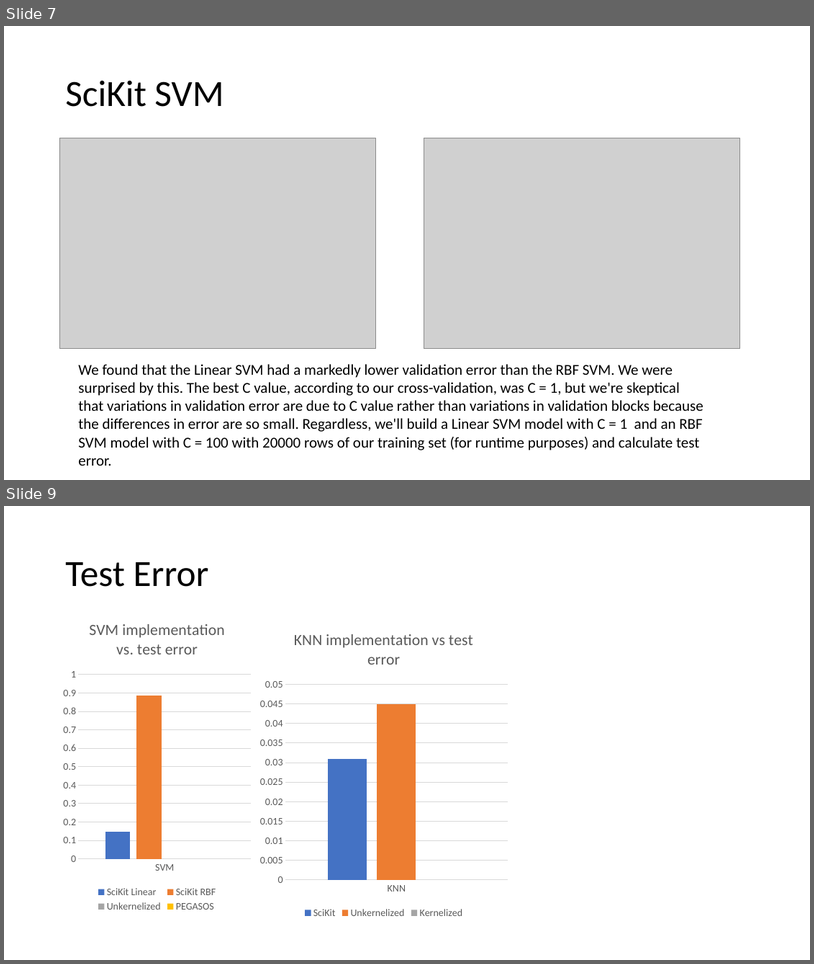
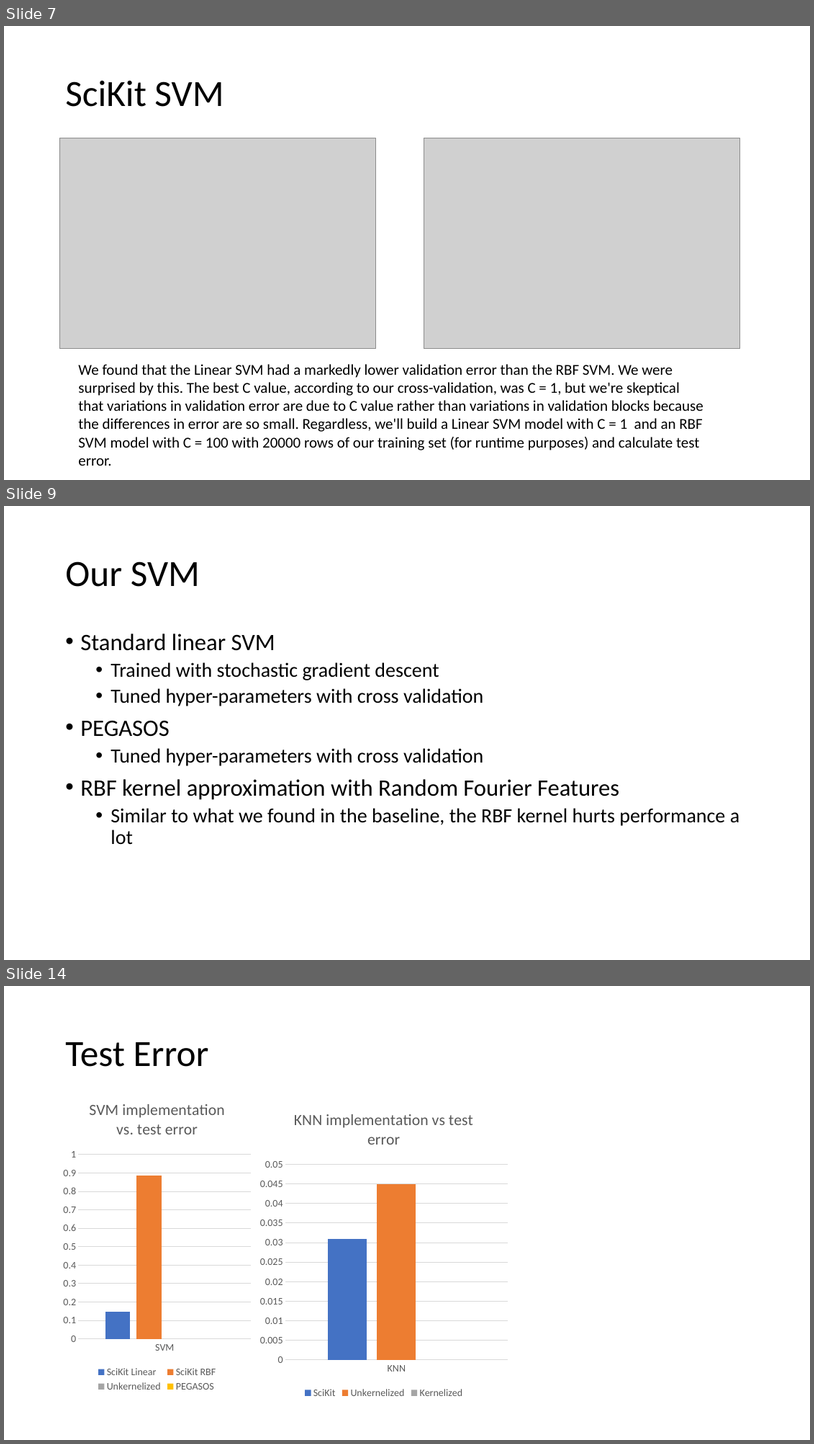
Before and after one commit to dericp/digit-recognition, a slide deck: A Comparison of Techniques Applied to Digit Recognition.pptx. Shown one above the other, each under a label of ours: slides 7 and 9 before the commit, slides 7, 9 and 14 after it; the slides between them are not shown. The pictures are 814x964 and 814x1444 pixels, drawn with LibreOffice and Linux fonts; fonts in the diff are those of the drawing; grey boxes stand for pictures. Boxes give left, top, right and bottom in pixels: in the first picture for what was removed or moved away, otherwise in the second. Text is boxed around its words. In the diff, an @@ line names an element or a change of style, - is before the commit and + after.

```diff
--- a/A Comparison of Techniques Applied to Digit Recognition.pptx
+++ b/A Comparison of Techniques Applied to Digit Recognition.pptx
@@ slide 9 added at box(4, 506, 810, 960), background #FFFFFF @@
@@ title added at box(65, 561, 200, 587), 44 pt, text #000000 @@
+Our SVM
@@ text added at box(80, 633, 740, 844), 24 pt, text #000000 @@
+• Standard linear SVM
+  • Trained with stochastic gradient descent
+  • Tuned hyper-parameters with cross validation
+• PEGASOS
+  • Tuned hyper-parameters with cross validation
+• RBF kernel approximation with Random Fourier Features
+  • Similar to what we found in the baseline, the RBF kernel hurts performance a lot
@@ what was slide 9 is now slide 14 @@
```
Also in this commit, not shown: 8 slides changed, 3 other slides added, 4 other files.
